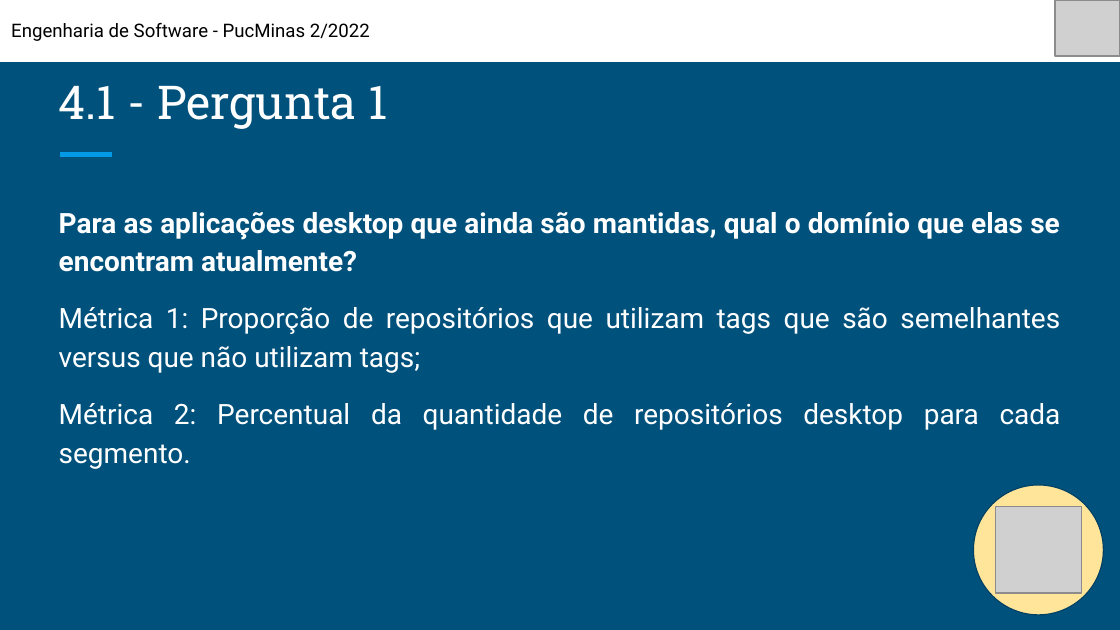
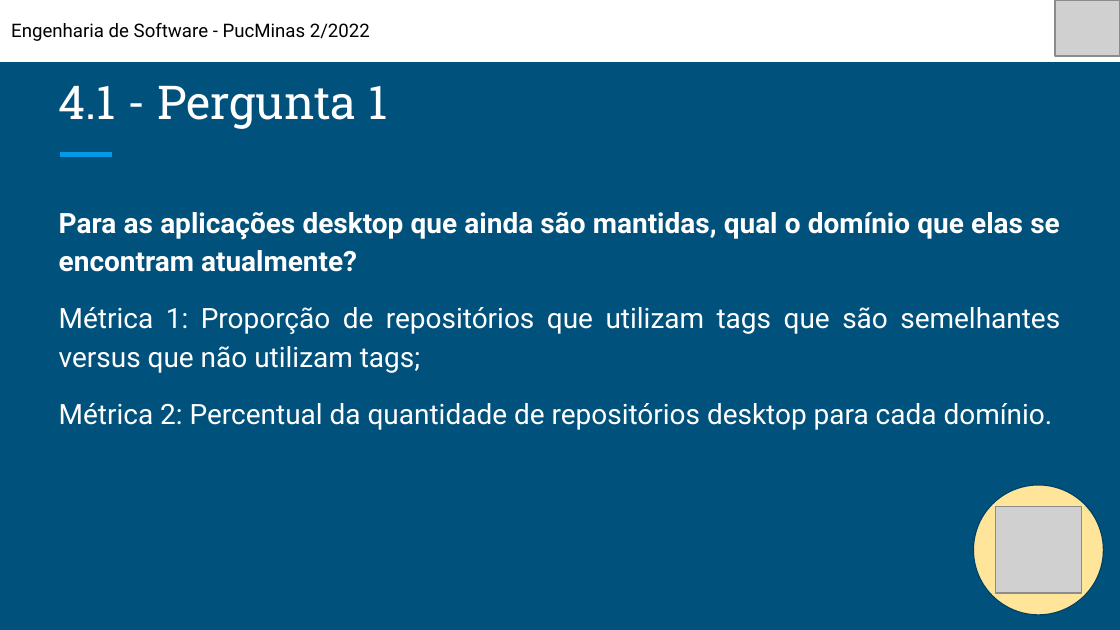
Before and after one commit to ICEI-PUC-Minas-PPLES-TI/plf-es-2022-2-ti6-3150100-pesquisaaplicacoesdesktop, a slide deck: slide 13 of Artefatos/Apresentacoes/Entrega 01 - Definição do Escopo do Trabalho/(Entrega 01) TI6 - Pesquisa Aplicações Desktop.pptx. Drawn at 1120x630 pixels with LibreOffice and Linux fonts; fonts in the diff are those of the drawing; grey boxes stand for pictures. Boxes give left, top, right and bottom in pixels: in the first picture for what was removed or moved away, otherwise in the second. Text is boxed around its words. In the diff, an @@ line names an element or a change of style, - is before the commit and + after.

```diff
--- a/Artefatos/Apresentacoes/Entrega 01 - Definição do Escopo do Trabalho/(Entrega 01) TI6 - Pesquisa Aplicações Desktop.pptx
+++ b/Artefatos/Apresentacoes/Entrega 01 - Definição do Escopo do Trabalho/(Entrega 01) TI6 - Pesquisa Aplicações Desktop.pptx
@@ text at [59,403,1053,430]: text changed @@
-Métrica 2: Percentual da quantidade de repositórios desktop para cada segmento.
+Métrica 2: Percentual da quantidade de repositórios desktop para cada domínio.
```
Also in this commit, not shown: 2 other slides changed, 1 other file.
